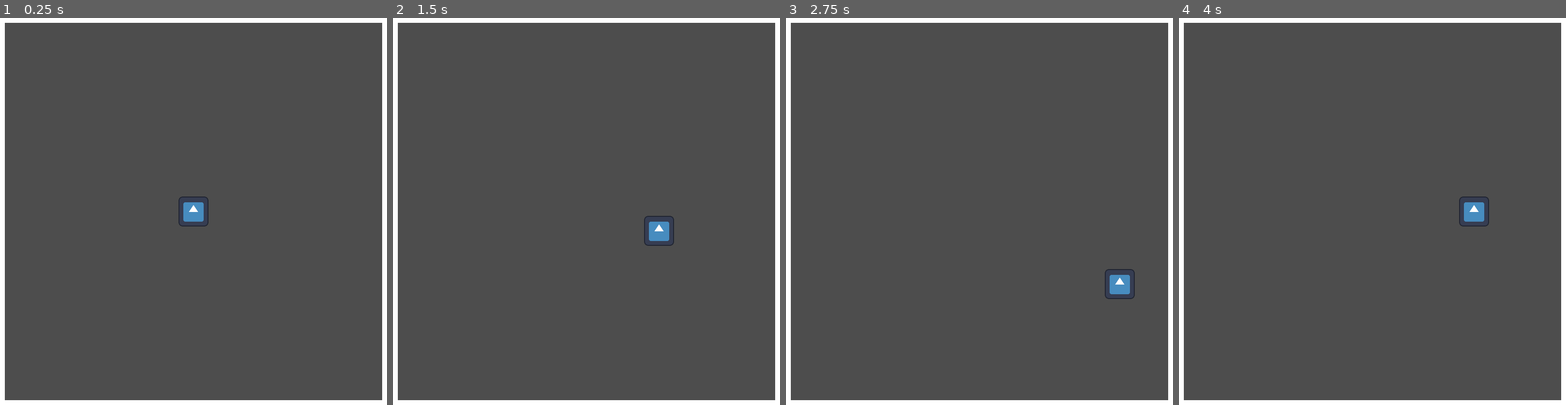
Above: before the commit, frames 1-4 (left to right).
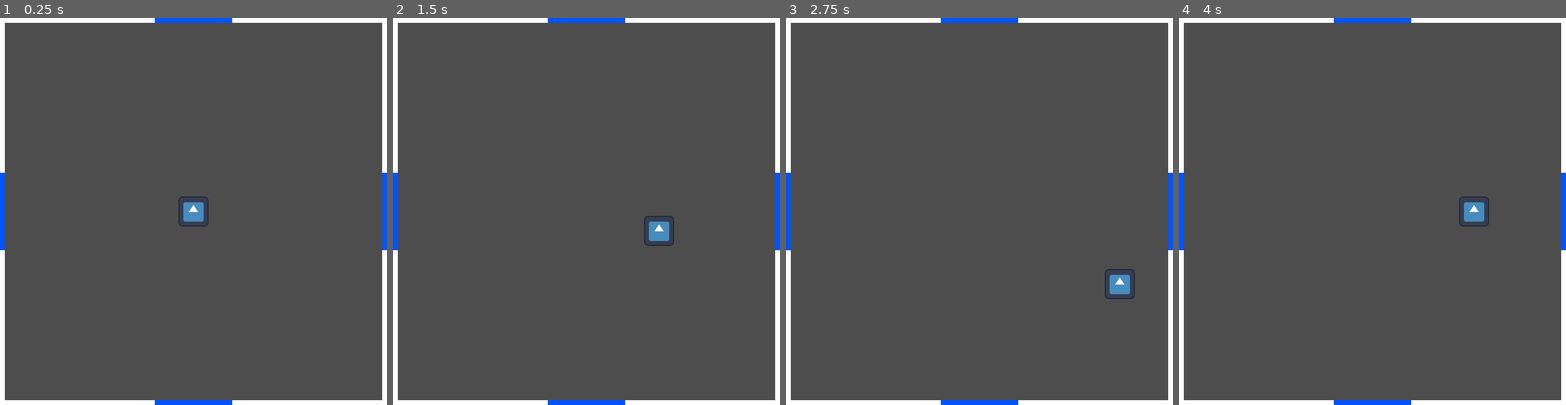
Above: after the commit, the same moments.

Repository: secretly2midgets/frenjam_2025
Game: Godot game, scene res://levels/test_level.tscn
Same seed, same stepped clock (60 frames per second), same inputs: the game is played once before the commit and once after it. The engine's default icon, where the game draws it, is replaced by a stand-in: a white triangle on a blue panel in a dark square.
Inputs:
- Up to frame 1 (0.25 s): no input
- Up to frame 2 (1.5 s): tap Enter at 0.5 s; hold D (move_right) 0.53-1.28 s; hold S (move_down) from 1.28 s (still down)
- Up to frame 3 (2.75 s): release S (move_down) at 2.03 s; hold D (move_right) from 2.03 s (still down)
- Up to frame 4 (4 s): release D (move_right) at 2.78 s; hold W (move_up) 2.78-3.53 s; hold A (move_left) from 3.53 s (still down)

The runs differ from the first frame. In frame 1, 1.0% of the frame differs, in the area x 0-100%, y 0-100%; in frame 2, 1.0%; in frame 3, 1.0%; in frame 4, 1.0%.

Commit message:
Added gates and a test condition for their opening

Diff:
--- /dev/null
+++ b/levels/test_level.gd
@@ -0,0 +1,13 @@
+extends Node2D
+
+signal level_complete
+var start_time: float
+
+func _ready() -> void:
+	start_time = Time.get_unix_time_from_system()
+
+func _process(delta: float) -> void:
+	var now_time: float = Time.get_unix_time_from_system()
+
+	if now_time - start_time > 5:
+		level_complete.emit()
--- a/levels/test_level.tscn
+++ b/levels/test_level.tscn
@@ -1,9 +1,11 @@
-[gd_scene load_steps=3 format=3 uid="uid://1asavwjf8iqe"]
+[gd_scene load_steps=4 format=3 uid="uid://1asavwjf8iqe"]
 
 [ext_resource type="PackedScene" uid="uid://cyki6g1y775vl" path="res://mobs/player/player.tscn" id="1_46lwt"]
+[ext_resource type="Script" uid="uid://damva8cs6qhbt" path="res://levels/test_level.gd" id="1_gmgay"]
 [ext_resource type="PackedScene" uid="uid://4sksn32cf6y6" path="res://objects/wall.tscn" id="2_x25rp"]
 
 [node name="test_level" type="Node2D"]
+script = ExtResource("1_gmgay")
 
 [node name="player" parent="." instance=ExtResource("1_46lwt")]
 position = Vector2(400, 400)
@@ -11,16 +13,77 @@
 
 [node name="walls" type="Node" parent="."]
 
-[node name="left_wall" parent="walls" instance=ExtResource("2_x25rp")]
+[node name="right" type="Node" parent="walls"]
+
+[node name="top" parent="walls/right" instance=ExtResource("2_x25rp")]
+position = Vector2(795, 160)
+scale = Vector2(1, 0.4)
+
+[node name="gate" parent="walls/right" instance=ExtResource("2_x25rp")]
+modulate = Color(0, 0.329412, 1, 1)
+position = Vector2(795, 400)
+scale = Vector2(1, 0.2)
+isGate = true
+
+[node name="bottom" parent="walls/right" instance=ExtResource("2_x25rp")]
+position = Vector2(795, 640)
+scale = Vector2(1, 0.4)
+
+[node name="left" type="Node" parent="walls"]
+
+[node name="top" parent="walls/left" instance=ExtResource("2_x25rp")]
+position = Vector2(5, 160)
+scale = Vector2(1, 0.4)
+
+[node name="gate" parent="walls/left" instance=ExtResource("2_x25rp")]
+modulate = Color(0, 0.329412, 1, 1)
 position = Vector2(5, 400)
+scale = Vector2(1, 0.2)
+isGate = true
 
-[node name="right_wall" parent="walls" instance=ExtResource("2_x25rp")]
-position = Vector2(795, 400)
+[node name="bottom" parent="walls/left" instance=ExtResource("2_x25rp")]
+position = Vector2(5, 640)
+scale = Vector2(1, 0.4)
 
-[node name="top_wall" parent="walls" instance=ExtResource("2_x25rp")]
+[node name="top" type="Node" parent="walls"]
+
+[node name="left" parent="walls/top" instance=ExtResource("2_x25rp")]
+position = Vector2(160, 5)
+rotation = 1.5708
+scale = Vector2(1, 0.4)
+
+[node name="gate" parent="walls/top" instance=ExtResource("2_x25rp")]
+modulate = Color(0, 0.329412, 1, 1)
 position = Vector2(400, 5)
 rotation = 1.5708
+scale = Vector2(1, 0.2)
+isGate = true
 
-[node name="bottom_wall" parent="walls" instance=ExtResource("2_x25rp")]
+[node name="right" parent="walls/top" instance=ExtResource("2_x25rp")]
+position = Vector2(640, 5)
+rotation = 1.5708
+scale = Vector2(1, 0.4)
+
+[node name="bottom" type="Node" parent="walls"]
+
+[node name="left" parent="walls/bottom" instance=ExtResource("2_x25rp")]
+position = Vector2(160, 795)
+rotation = 1.5708
+scale = Vector2(1, 0.4)
+
+[node name="gate" parent="walls/bottom" instance=ExtResource("2_x25rp")]
+modulate = Color(0, 0.329412, 1, 1)
 position = Vector2(400, 795)
 rotation = 1.5708
+scale = Vector2(1, 0.2)
+isGate = true
+
+[node name="right" parent="walls/bottom" instance=ExtResource("2_x25rp")]
+position = Vector2(640, 795)
+rotation = 1.5708
+scale = Vector2(1, 0.4)
+
+[connection signal="level_complete" from="." to="walls/right/gate" method="_on_level_end"]
+[connection signal="level_complete" from="." to="walls/left/gate" method="_on_level_end"]
+[connection signal="level_complete" from="." to="walls/top/gate" method="_on_level_end"]
+[connection signal="level_complete" from="." to="walls/bottom/gate" method="_on_level_end"]
--- /dev/null
+++ b/objects/wall.gd
@@ -0,0 +1,7 @@
+extends StaticBody2D
+
+@export var isGate: bool = false
+
+func _on_level_end() -> void:
+	if isGate:
+		visible = false
--- a/objects/wall.tscn
+++ b/objects/wall.tscn
@@ -1,10 +1,13 @@
-[gd_scene load_steps=3 format=3 uid="uid://4sksn32cf6y6"]
+[gd_scene load_steps=4 format=3 uid="uid://4sksn32cf6y6"]
+
+[ext_resource type="Script" uid="uid://cyx0a2bwsu8tf" path="res://objects/wall.gd" id="1_r71v4"]
 
 [sub_resource type="RectangleShape2D" id="RectangleShape2D_hklci"]
 
 [sub_resource type="CanvasTexture" id="CanvasTexture_r71v4"]
 
 [node name="wall" type="StaticBody2D"]
+script = ExtResource("1_r71v4")
 
 [node name="wall_collision_shape" type="CollisionShape2D" parent="."]
 scale = Vector2(0.5, 40)
Not shown, added: levels/test_level.gd.uid
Not shown, added: objects/wall.gd.uid
